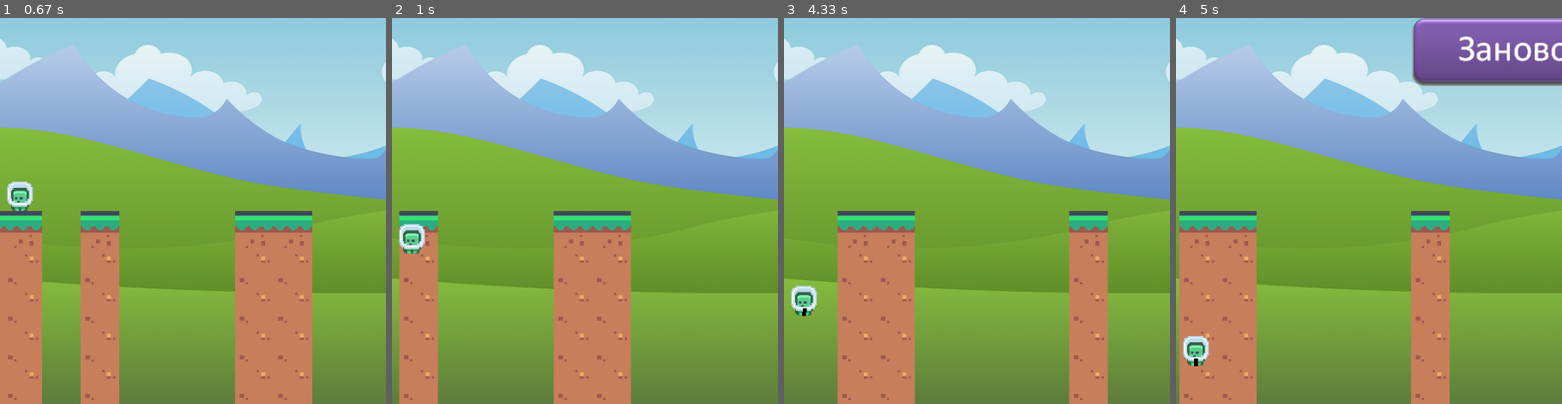
Above: before the commit, frames 1-4 (left to right).
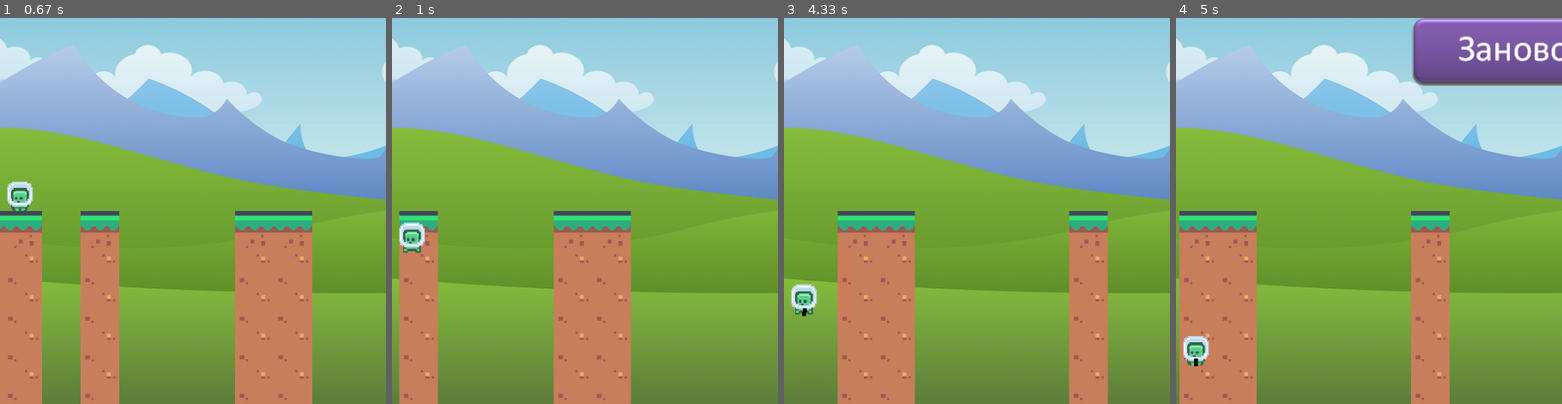
Above: after the commit, the same moments.

Repository: alexchugun/PyGameProject-Bridge
Game: pygame game, started from main.py
Same seed, same stepped clock (60 frames per second), same inputs: the game is played once before the commit and once after it.
Inputs (mouse positions are % of the whole screen's width and height, from its top left):
- Up to frame 1 (0.67 s): click (49, 30) at 0.38 s
- Up to frame 2 (1 s): hold Right from 0.67 s (still down); move the mouse to (50, 57) at 0.7 s
- Up to frame 3 (4.33 s): release Right at 1.13 s; hold Right 1.17-1.63 s; tap Space at 1.23, 1.53, 2.07, 2.37, 3.57, 3.87, 4.07 s; click (48, 54) at 1.72 s; hold Right 2-2.63 s; move the mouse to (19, 73) at 2.03 s; click (48, 54) at 3.22 s; hold Right 3.5-3.97 s; move the mouse to (24, 13) at 3.53 s; hold Right from 4 s (still down)
- Up to frame 4 (5 s): tap Space at 4.37 s; release Right at 4.63 s
The pictures show only the part of the screen within x 5-55%, y 50-100%; the shares and areas given below are measured in that part.

Frame 1 is identical in both runs. In frame 2, 0.3% of the frame differs, in the area x 1-9%, y 52-62%; in frame 3, 0.2%; in frame 4, nothing differs.

Commit message:
Add walking animation

Diff:
--- a/player.py
+++ b/player.py
@@ -5,8 +5,17 @@
 class Player(pygame.sprite.Sprite):
     def __init__(self, x, y, tile_list):
         pygame.sprite.Sprite.__init__(self)
-        player_image = pygame.image.load('assets/images/player.png')
-        self.player_image = pygame.transform.scale(player_image, (40, 40))
+
+        self.images = []
+        self.index = 0
+        self.count = 0
+
+        for i in range(1, 3):
+            player_image = pygame.image.load(f'assets/images/player{i}.png')
+            player_image = pygame.transform.scale(player_image, (40, 40))
+            self.images.append(player_image)
+
+        self.player_image = self.images[self.index]
         self.rect = self.player_image.get_rect()
         self.rect.x = x
         self.rect.y = y
@@ -25,11 +34,23 @@
 
         if self.is_moving:
             dx += VELOCITY
+            self.count += 1
+        else:
+            key = pygame.key.get_pressed()
 
-        key = pygame.key.get_pressed()
+            if key[pygame.K_RIGHT]:
+                dx += VELOCITY
+                self.count += 1
+            else:
+                self.count = 0
+                self.index = 0
+                self.player_image = self.images[self.index]
 
-        if key[pygame.K_RIGHT]:
-            dx += VELOCITY
+        if self.count > WALKING_COOLDOWN:
+            self.count = 0
+            self.index += 1
+            self.index %= 2
+            self.player_image = self.images[self.index]
 
         self.velocity_y += 1
         if self.velocity_y > 10:
--- a/settings.py
+++ b/settings.py
@@ -8,3 +8,5 @@
 
 ROWS = 5
 COLS = 33
+
+WALKING_COOLDOWN = 3
Renamed: assets/images/player.png -> assets/images/player1.png
Binary file added: assets/images/player2.png
